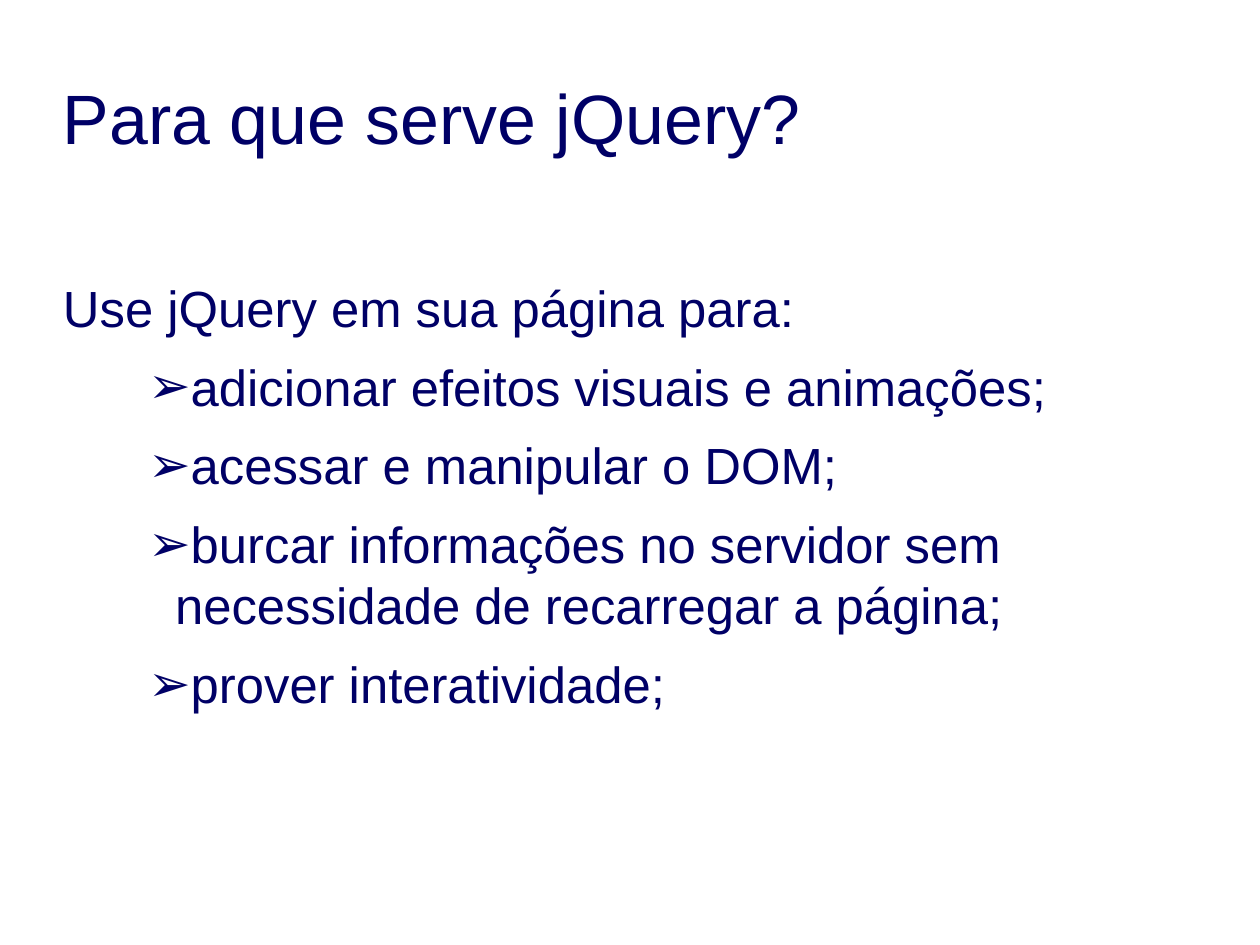
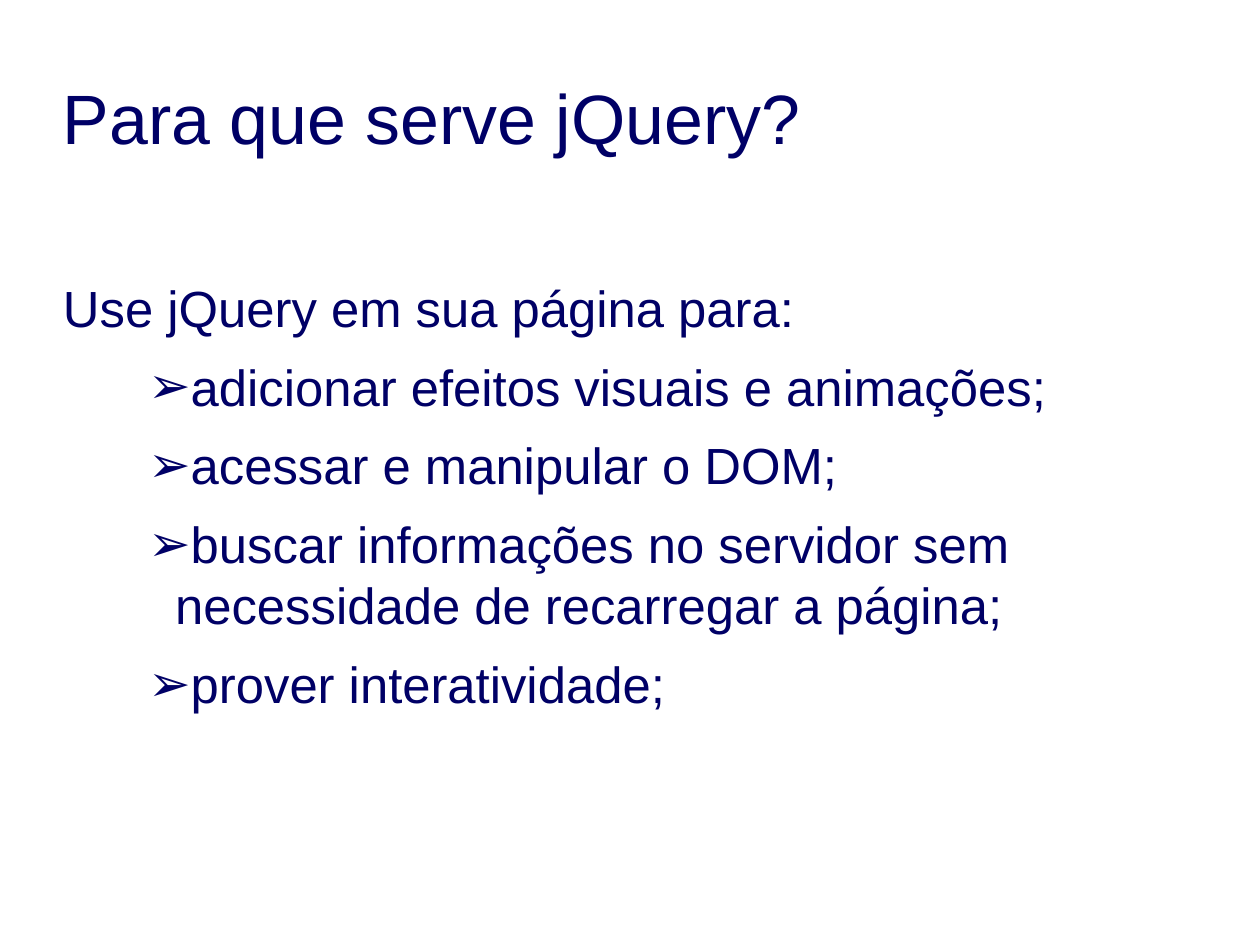
Before and after one commit to lethiciacl/jQuery, a slide deck: slide 5 of apresentacao.odp. Drawn at 1260x945 pixels with LibreOffice and Linux fonts; fonts in the diff are those of the drawing; background and template pictures are left out. Boxes give left, top, right and bottom in pixels: in the first picture for what was removed or moved away, otherwise in the second. Text is boxed around its words. In the diff, an @@ line names an element or a change of style, - is before the commit and + after.

```diff
--- a/apresentacao.odp
+++ b/apresentacao.odp
@@ subtitle at [175, 526, 1009, 635]: text changed @@
-➢ burcar informações no servidor sem necessidade de recarregar a página;
+➢ buscar informações no servidor sem necessidade de recarregar a página;
```
Also in this commit, not shown: 1 other slide changed, 2 other files.
